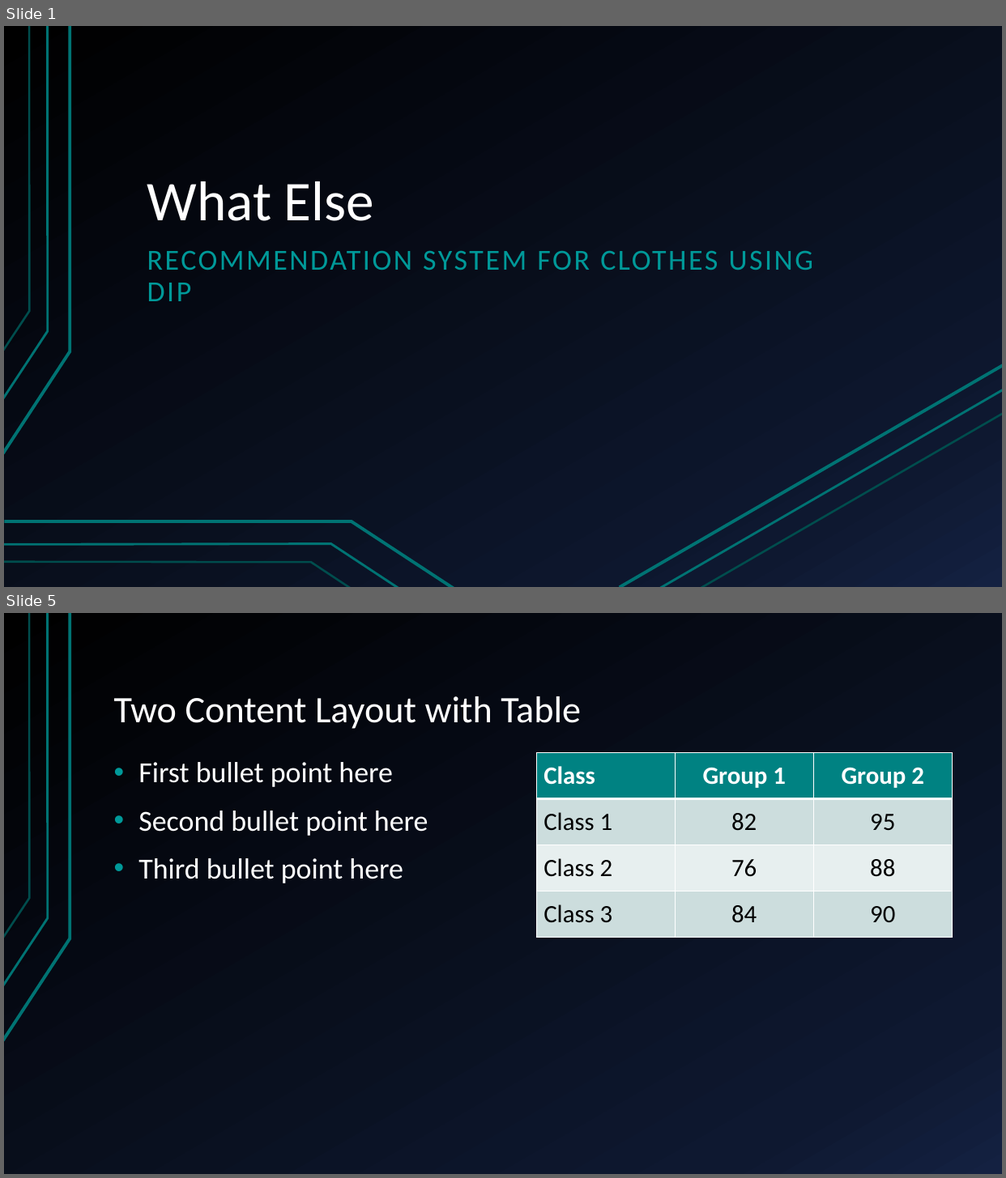
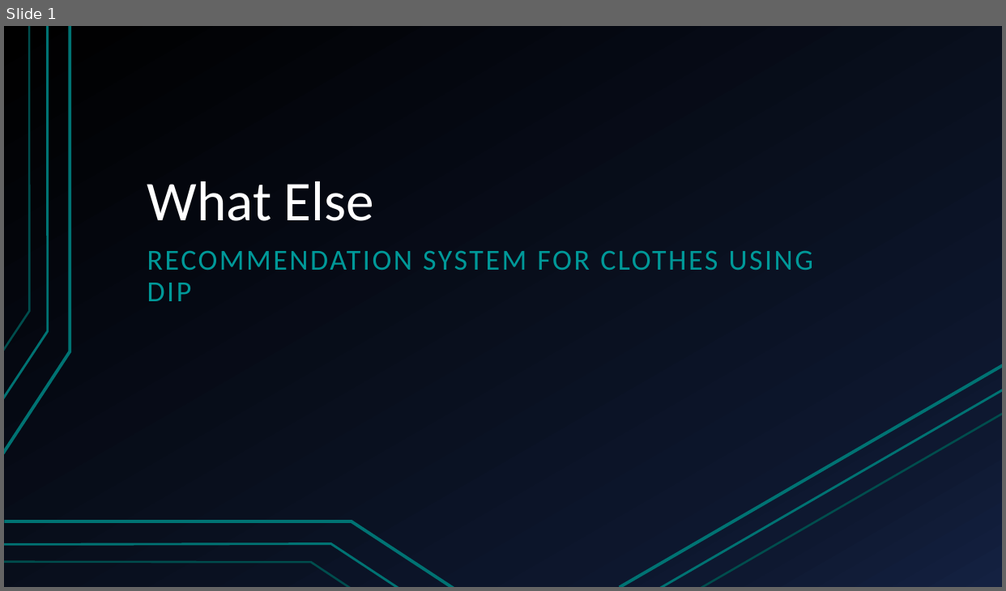
Before and after one commit to shakaibsaleem/FYP, a slide deck: eval1pres.pptx. Shown one above the other, each under a label of ours: slides 1 and 5 before the commit, slide 1 after it; the slides between them are not shown. The pictures are 1006x1178 and 1006x591 pixels, drawn with LibreOffice and Linux fonts; fonts in the diff are those of the drawing. Boxes give left, top, right and bottom in pixels: in the first picture for what was removed or moved away, otherwise in the second. Text is boxed around its words. In the diff, an @@ line names an element or a change of style, - is before the commit and + after.

```diff
--- a/eval1pres.pptx
+++ b/eval1pres.pptx
@@ slide 5 removed at <box>4,613,1002,1174</box>, background gradient #000000 to #0F1931 to #142242; not listed: 3 template elements that a slide beside it also shows @@
@@ title removed at <box>114,696,581,729</box> @@
-Two Content Layout with Table
@@ table removed at <box>536,753,952,938</box>, 4 rows, 3 columns @@
-Class | Group 1 | Group 2
-Class 1 | 82 | 95
-Class 2 | 76 | 88
-Class 3 | 84 | 90
@@ text removed at <box>138,762,428,884</box> @@
-• First bullet point here
-• Second bullet point here
-• Third bullet point here
```
Also in this commit, not shown: 1 slide changed, 4 slides added, 9 other slides removed.
